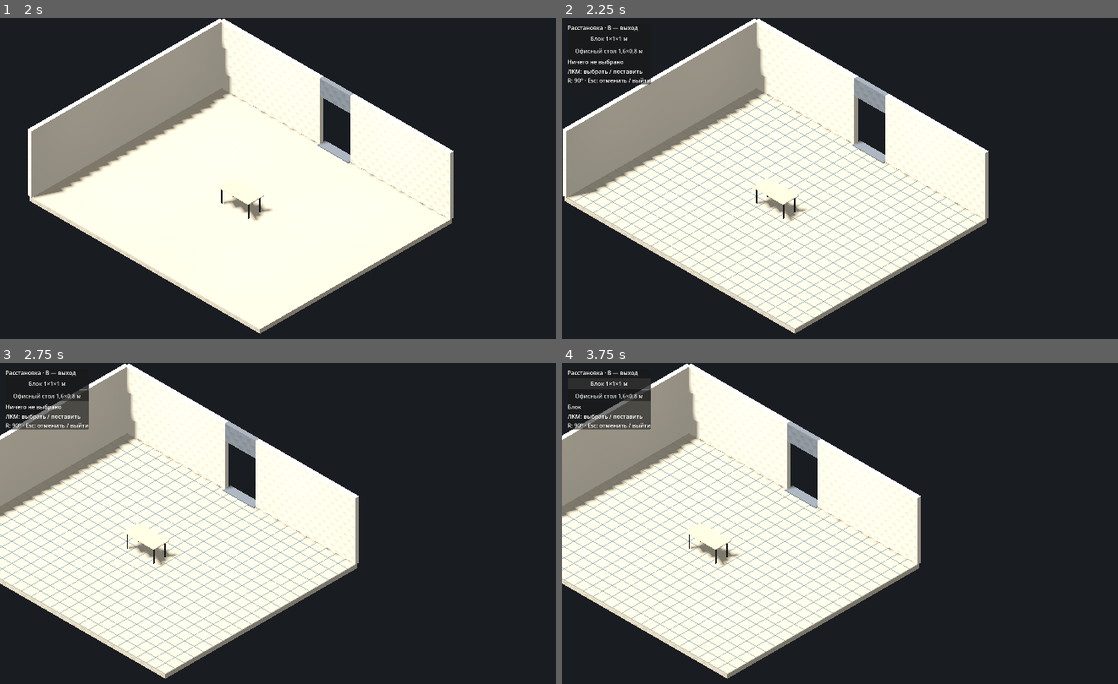
Above: before the commit, frames 1-4 (two rows, left to right).
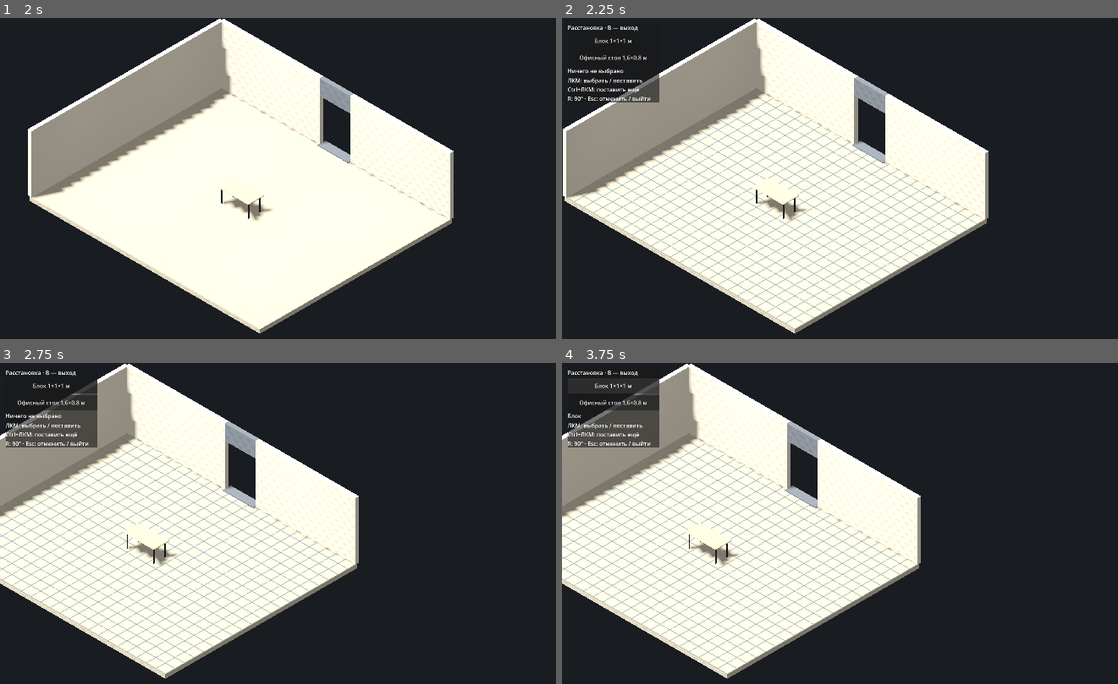
Above: after the commit, the same moments.

Repository: pestovstop-coder/Press
Game: Godot game, scene res://scenes/main.tscn
Same seed, same stepped clock (60 frames per second), same inputs: the game is played once before the commit and once after it.
Inputs (mouse positions are in pixels of both pictures, inside the frame that each line leads up to):
- Up to frame 1 (2 s): tap Enter at 0.5 s; move the mouse to (489, 188) at 0.52 s; hold D 0.53-1.25 s; tap R at 0.6 s; click (489, 188) at 0.67 s; drag from (200, 226) to (305, 284) at 1.27 s
- Up to frame 2 (2.25 s): tap Space at 2 s; move the mouse to (967, 123) at 2.02 s; hold D from 2.03 s (still down); tap B at 2.1 s; click (967, 123) at 2.17 s
- Up to frame 3 (2.75 s): keep holding D; tap R at 2.3 s
- Up to frame 4 (3.75 s): release D at 2.75 s; drag from (867, 629) to (695, 494) at 2.77 s; click "Блок 1×1×1 м" at 3.5 s

Frame 1 is identical in both runs. In frame 2, 1.1% of the frame differs, in the area x 0-18%, y 5-27%; in frame 3, 1.8%; in frame 4, 1.8%.

Commit message:
TASK 008: fix furniture picking and add Ctrl repeat placement
Co-authored-by: arena-agent <297053741+arena-agent@users.noreply.github.com>

Diff:
--- a/scripts/placement_controller.gd
+++ b/scripts/placement_controller.gd
@@ -1,5 +1,5 @@
 extends Node3D
-## TASK 007: explicit idle / placing / moving states. No collision/occupancy system or persistence.
+## TASK 008: precise picking and Ctrl-repeat, retaining IDLE / PLACING / MOVING.
 enum EditorState { IDLE, PLACING, MOVING }
 
 const STEP: float = 0.5
@@ -20,6 +20,8 @@
 var editing: Node3D
 var original_transform: Transform3D
 var editable: Array[Node3D] = []
+var room_occluders: Array[MeshInstance3D] = []
+var face_cache: Dictionary = {}
 var ghost_records: Dictionary = {}
 var panel: PanelContainer
 var status: Label
@@ -37,6 +39,9 @@
 	add_child(placed)
 	var existing: Node3D = get_node("../TestRoom/OfficeDesk")
 	_register(existing, "office_desk")
+	for mesh in _meshes(get_node("../TestRoom")):
+		if not existing.is_ancestor_of(mesh):
+			room_occluders.append(mesh)
 	_build_panel()
 	set_active(false)
 
@@ -78,12 +83,12 @@
 	elif active and event is InputEventMouseButton:
 		if event.button_index == MOUSE_BUTTON_LEFT:
 			if event.pressed and not Input.is_mouse_button_pressed(MOUSE_BUTTON_MIDDLE):
-				click_at(event.position)
+				click_at(event.position, event.ctrl_pressed)
 			get_viewport().set_input_as_handled()
 	# MMB/motion/wheel go to the unchanged camera controller.
 
 
-func click_at(screen_point: Vector2) -> void:
+func click_at(screen_point: Vector2, keep_placing: bool = false) -> void:
 	if not active or _over_panel(screen_point):
 		return
 	if state == EditorState.IDLE:
@@ -92,7 +97,7 @@
 			begin_move(picked)
 		return
 	_update_preview(screen_point)
-	place_block()
+	place_block(keep_placing)
 
 
 func set_active(enabled: bool) -> void:
@@ -224,7 +229,7 @@
 	preview.global_position = floor_mesh.to_global(point)
 
 
-func place_block() -> void:
+func place_block(keep_placing: bool = false) -> void:
 	# Retain the original public helper name for the smoke test; handles both assets.
 	if not active or state == EditorState.IDLE or not valid_target:
 		return
@@ -236,28 +241,57 @@
 		placed.add_child(object)
 		object.global_transform = preview.global_transform
 		_register(object, selected_asset)
+		if keep_placing:
+			# Keep only the independent ghost, not the new furniture, active.
+			# Its model, position and quarter-turn remain unchanged.
+			return
 		_discard_preview()
 	_reset_selection()
 
 
 func pick_object(screen_point: Vector2) -> Node3D:
-	var origin: Vector3 = camera.project_ray_origin(screen_point)
-	var direction: Vector3 = camera.project_ray_normal(screen_point)
+	return _pick_ray(
+		camera.project_ray_origin(screen_point), camera.project_ray_normal(screen_point)
+	)
+
+
+func _pick_ray(origin: Vector3, direction: Vector3) -> Node3D:
 	var nearest: float = INF
 	var result: Node3D
+	# No physics bodies/layers/masks exist in this editor. Static room meshes
+	# occlude this visual ray without introducing placement collisions.
+	for mesh in room_occluders:
+		nearest = minf(nearest, _mesh_ray_distance(mesh, origin, direction))
 	for object in editable:
 		for mesh in _meshes(object):
-			# Ray against each visible mesh AABB, not one solid box around the desk.
-			# No physics bodies are created; gaps between legs remain selectable-through.
-			var local_origin: Vector3 = mesh.to_local(origin)
-			var local_direction: Vector3 = mesh.global_basis.inverse() * direction
-			var hit: Variant = mesh.get_aabb().intersects_ray(local_origin, local_direction)
-			if hit is Vector3:
-				var distance: float = origin.distance_to(mesh.to_global(hit))
-				if distance < nearest:
-					nearest = distance
-					result = object
+			var distance: float = _mesh_ray_distance(mesh, origin, direction)
+			if distance < nearest:
+				nearest = distance
+				result = object
 	return result
+
+
+func _mesh_ray_distance(mesh: MeshInstance3D, origin: Vector3, direction: Vector3) -> float:
+	if not mesh.is_visible_in_tree() or mesh.mesh == null:
+		return INF
+	if not face_cache.has(mesh.mesh):
+		face_cache[mesh.mesh] = mesh.mesh.get_faces()
+	var faces: PackedVector3Array = face_cache[mesh.mesh]
+	var local_origin: Vector3 = mesh.to_local(origin)
+	var local_direction: Vector3 = mesh.global_basis.inverse() * direction
+	var nearest: float = INF
+	for index in range(0, faces.size(), 3):
+		var hit: Variant = Geometry3D.ray_intersects_triangle(
+			local_origin, local_direction, faces[index], faces[index + 1], faces[index + 2]
+		)
+		# Explicitly accept either winding, including a view from above/below.
+		if hit == null:
+			hit = Geometry3D.ray_intersects_triangle(
+				local_origin, local_direction, faces[index + 2], faces[index + 1], faces[index]
+			)
+		if hit is Vector3:
+			nearest = minf(nearest, origin.distance_to(mesh.to_global(hit)))
+	return nearest
 
 
 func _meshes(object: Node) -> Array[MeshInstance3D]:
@@ -314,30 +348,42 @@
 
 
 func _over_panel(point: Vector2) -> bool:
-	return panel.visible and panel.get_global_rect().has_point(point)
+	# Input positions are viewport coordinates; Control rects are local.
+	# Include CanvasLayer transforms rather than comparing unlike coordinate spaces.
+	var local_point: Vector2 = panel.get_global_transform_with_canvas().affine_inverse() * point
+	return panel.visible and Rect2(Vector2.ZERO, panel.size).has_point(local_point)
 
 
 func _build_panel() -> void:
 	var layer := CanvasLayer.new()
 	add_child(layer)
 	panel = PanelContainer.new()
+	panel.mouse_filter = Control.MOUSE_FILTER_STOP
 	panel.position = Vector2(16, 16)
 	layer.add_child(panel)
 	var column := VBoxContainer.new()
+	column.mouse_filter = Control.MOUSE_FILTER_PASS
 	panel.add_child(column)
 	var title := Label.new()
+	title.mouse_filter = Control.MOUSE_FILTER_IGNORE
 	title.text = "Расстановка · B — выход"
 	column.add_child(title)
 	for asset_id in ["block", "office_desk"]:
 		var button := Button.new()
 		button.text = "Блок 1×1×1 м" if asset_id == "block" else "Офисный стол 1,6×0,8 м"
+		# Native Button owns both text and hit-test: no separately offset label/rect.
+		button.custom_minimum_size = Vector2(260, 44)
+		button.size_flags_horizontal = Control.SIZE_EXPAND_FILL
+		button.mouse_filter = Control.MOUSE_FILTER_STOP
 		button.focus_mode = Control.FOCUS_NONE
 		button.pressed.connect(select_asset.bind(asset_id))
 		column.add_child(button)
 	status = Label.new()
+	status.mouse_filter = Control.MOUSE_FILTER_IGNORE
 	column.add_child(status)
 	var help := Label.new()
-	help.text = "ЛКМ: выбрать / поставить\nR: 90° · Esc: отменить / выйти"
+	help.mouse_filter = Control.MOUSE_FILTER_IGNORE
+	help.text = "ЛКМ: выбрать / поставить\nCtrl+ЛКМ: поставить ещё\nR: 90° · Esc: отменить / выйти"
 	column.add_child(help)
 
 
--- a/tests/placement_smoke.gd
+++ b/tests/placement_smoke.gd
@@ -25,11 +25,12 @@
 	controller._unhandled_input(event)
 
 
-func click(controller: Node, position: Vector2) -> void:
+func click(controller: Node, position: Vector2, ctrl: bool = false) -> void:
 	var event := InputEventMouseButton.new()
 	event.button_index = MOUSE_BUTTON_LEFT
 	event.pressed = true
 	event.position = position
+	event.ctrl_pressed = ctrl
 	controller._unhandled_input(event)
 
 
@@ -263,5 +264,158 @@
 		not c.active and rig.global_transform.is_equal_approx(camera_before),
 		"idle Escape exits; editing has not moved camera"
 	)
+	await _test_task008(c, original_desk, camera)
 	print("Placement smoke test failures: ", failures)
 	quit(0 if failures == 0 else 1)
+
+
+func gui_click(button: Button, local_point: Vector2) -> void:
+	# Actual Viewport GUI routing, not signal emission or manual rectangle dispatch.
+	var point: Vector2 = button.get_global_transform_with_canvas() * local_point
+	var motion := InputEventMouseMotion.new()
+	motion.position = point
+	root.push_input(motion, true)
+	for pressed in [true, false]:
+		var event := InputEventMouseButton.new()
+		event.button_index = MOUSE_BUTTON_LEFT
+		event.position = point
+		event.pressed = pressed
+		event.button_mask = MOUSE_BUTTON_MASK_LEFT if pressed else 0
+		root.push_input(event, true)
+
+
+func _test_task008(c: Node, desk: Node3D, camera: Camera3D) -> void:
+	c.set_active(true)
+	await process_frame
+	await process_frame
+	var column: Node = c.panel.get_child(0)
+	var block_button: Button = column.get_child(1)
+	var desk_button: Button = column.get_child(2)
+	var count: int = c.placed.get_child_count()
+	gui_click(block_button, block_button.size / 2.0)
+	check(
+		c.selected_asset == "block" and c.state == Placement.EditorState.PLACING,
+		"GUI click directly on centered button text selects block"
+	)
+	check(c.placed.get_child_count() == count, "GUI click does not place furniture")
+	key(c, KEY_ESCAPE)
+	gui_click(desk_button, Vector2(8, desk_button.size.y / 2.0))
+	check(c.selected_asset == "office_desk", "GUI click in button padding selects desk")
+	key(c, KEY_ESCAPE)
+	for point in [
+		Vector2(6, 6),
+		desk_button.size - Vector2(6, 6),
+		Vector2(desk_button.size.x - 6, 6),
+		Vector2(6, desk_button.size.y - 6)
+	]:
+		gui_click(desk_button, point)
+		check(
+			c.selected_asset == "office_desk", "GUI hit covers entire visible button, not only text"
+		)
+		key(c, KEY_ESCAPE)
+	# CanvasLayer offset/scale and smaller viewport must share drawing/hit coordinates.
+	var layer: CanvasLayer = c.panel.get_parent()
+	var saved_transform: Transform2D = layer.transform
+	layer.transform = Transform2D(0, Vector2(24, 12)).scaled_local(Vector2(1.25, 1.25))
+	root.size = Vector2i(960, 540)
+	await process_frame
+	gui_click(desk_button, desk_button.size / 2.0)
+	check(
+		c.selected_asset == "office_desk", "GUI text hit works with canvas offset/scale and resize"
+	)
+	var panel_point: Vector2 = (
+		desk_button.get_global_transform_with_canvas() * (desk_button.size / 2.0)
+	)
+	check(c._over_panel(panel_point), "panel guard uses viewport-to-local transform")
+	key(c, KEY_ESCAPE)
+	layer.transform = saved_transform
+	root.size = Vector2i(1280, 720)
+	await process_frame
+	# Selection independent of face/camera direction, plus real wall occlusion.
+	var top: Vector3 = desk.to_global(Vector3(0, 3, 0))
+	check(
+		c._pick_ray(top, desk.global_basis * Vector3.DOWN) == desk,
+		"exact ray from above selects tabletop"
+	)
+	check(
+		c._pick_ray(desk.to_global(Vector3(3, 0.73, 0)), desk.global_basis * Vector3.LEFT) == desk,
+		"exact ray from side selects tabletop edge"
+	)
+	check(
+		c._pick_ray(desk.to_global(Vector3(0, -0.01, 0)), desk.global_basis * Vector3.UP) == null,
+		"floor occludes furniture when ray starts below floor"
+	)
+	check(
+		c._pick_ray(Vector3(-8, 0.73, desk.global_position.z), Vector3.RIGHT) == null,
+		"west wall blocks selection through wall"
+	)
+	check(
+		(
+			c._pick_ray(desk.to_global(Vector3(0, 0.3, 2)), desk.global_basis * Vector3.FORWARD)
+			!= desk
+		),
+		"ray through empty leg gap does not select neighboring triangles"
+	)
+	c.select_asset("office_desk")
+	var ghost: Node3D = c.preview
+	var new_desks: Array[Node3D] = []
+	for index in range(3):
+		if index == 1:
+			key(c, KEY_R)
+		var turns: int = c.quarter_turns
+		var point: Vector2 = camera.unproject_position(Vector3(3, 0, -3 + index * 3))
+		click(c, point, true)
+		check(c.placed.get_child_count() == count + index + 1, "Ctrl click adds independent desk")
+		var object: Node3D = c.placed.get_child(count + index)
+		new_desks.append(object)
+		check(
+			(
+				object != ghost
+				and c.editing == null
+				and c.preview == ghost
+				and c.state == Placement.EditorState.PLACING
+				and c.selected_asset == "office_desk"
+			),
+			"Ctrl keeps only independent preview active, not placed desk"
+		)
+		check(
+			c.quarter_turns == turns and is_equal_approx(object.rotation.y, turns * PI / 2),
+			"Ctrl preserves rotation including R between placements"
+		)
+		check(
+			materials_snapshot(c, object) == materials_snapshot(c, desk),
+			"Ctrl placed desk has original materials and shadows"
+		)
+	check(
+		new_desks[0] != new_desks[1] and new_desks[1] != new_desks[2],
+		"three distinct desk instances"
+	)
+	key(c, KEY_ESCAPE)
+	check_idle(c, "Esc cancels only repeat preview")
+	check(c.active and c.placed.get_child_count() == count + 3, "Esc preserves all Ctrl placements")
+	c.select_asset("office_desk")
+	click(c, camera.unproject_position(Vector3(-4, 0, 3)))
+	check_idle(c, "ordinary LMB still places one desk and removes preview")
+	var move: Node3D = new_desks[0]
+	var initial: Transform3D = move.global_transform
+	var materials: Array = materials_snapshot(c, move)
+	var total: int = c.placed.get_child_count()
+	c.begin_move(move)
+	key(c, KEY_R)
+	c._update_preview(camera.unproject_position(Vector3(2, 0, -3)))
+	key(c, KEY_ESCAPE)
+	check(
+		move.global_transform.is_equal_approx(initial) and materials_snapshot(c, move) == materials,
+		"move cancellation after Ctrl placement restores transform/materials/shadows"
+	)
+	c.begin_move(move)
+	click(c, camera.unproject_position(Vector3(2, 0, -3)), true)
+	check_idle(c, "Ctrl confirm in MOVING returns idle, never starts repeat placement")
+	check(
+		(
+			c.placed.get_child_count() == total
+			and move.global_position.is_equal_approx(Vector3(2, 0, -3))
+		),
+		"Ctrl MOVING confirms without cloning furniture"
+	)
+	key(c, KEY_ESCAPE)
Not shown, added: evidence/task008/offline_mesh_checks.txt
Not shown, added: evidence/task008/static_checks.txt
Not shown, changed: docs/TASK_007_STATES.md
Not shown, added: docs/TASK_008_INTERACTION.md
